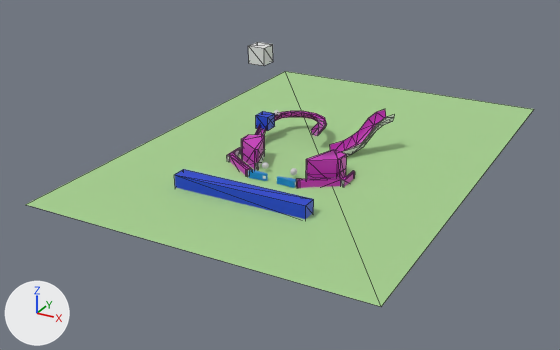
Before and after pictures for a commit that changed the COLLADA model wire_forms.dae.
Before and after are seen from a camera (50 mm lens) standing at (18.6, -26.4, 11.8) and looking at (5.0, -1.8, -0.5). Arrows for +X, +Y and +Z are at lower left; the lights stay in place. Mesh edges are drawn as thin lines on the coarser meshes. Where no turn or scale is listed for an object, it has been applied to the vertices.

Script lines for the objects in view, before the commit:
```python
me_cube_000 = bpy.data.meshes.new('Cube.000')
me_cube_000.from_pydata(...)  # a box spanning x -1.0..1.0, y -1.0..1.0, z -1.0..1.0
me_cube_000.materials.append(mat_ghosts_001)  # blue #153ed1
me_cube_004 = bpy.data.meshes.new('Cube.004')
me_cube_004.from_pydata(...)  # a box spanning x -0.305..0.305, y -0.305..0.305, z -0.305..0.305
me_plane = bpy.data.meshes.new('Plane')
me_plane.from_pydata([(-6.6, -9.5, 0.0), (6.6, -9.5, 0.0), (-6.6, 9.5, 0.0), (6.6, 9.5, 0.0)], [], [(1, 3, 2), (0, 1, 2)])
me_plane.materials.append(mat_plane_mat)  # green #a7d190
ob_cube = bpy.data.objects.new('Cube', me_cube_004)
ob_cube.location = (5.45, -3.94, 4.89)
ob_plane = bpy.data.objects.new('Plane', me_plane)
ob_plane.location = (5.72, 0.08, 0.0)
ob_switch_001 = bpy.data.objects.new('SWITCH_001', me_cube_000)
ob_switch_001.location = (5.48, -5.42, 0.21)
ob_switch_001.scale = (2.67, 0.291, 0.291)
# also in view: 'P_right_inlane' at (7.4, -2.6, 0.3); 'P__ramp_physics_alt_c__convert__decimate__apply' at (4.4, 0.2, 0.4); 'P_ramp2' at (7.4, 0.7, 0.8); 'P_left_inlane' at (3.9, -2.6, 0.3)
```
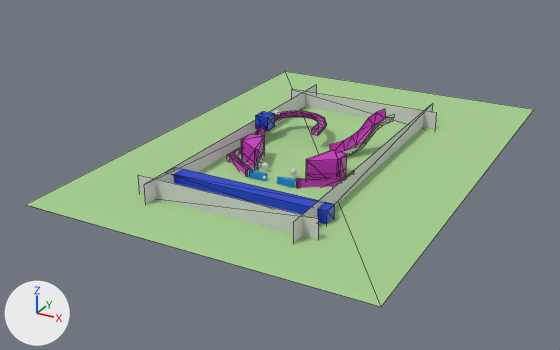
Pixel boxes [x1, y1, x2, y2] of what changed, in the pictures (560 x 350 px):
'PLANE_4', added
    after: [138, 175, 318, 240]
'SWITCH_001', moved, rescaled (15% wider, 10% taller)
    before: [174, 169, 314, 219]
    after: [174, 169, 335, 224]
'PLANE_1', added
    after: [293, 103, 433, 243]
'PLANE_2', added
    after: [144, 85, 316, 205]
'PLANE_3', added
    after: [291, 89, 436, 129]
'Cube', deleted
    before: [248, 42, 273, 66]

The change, as a diff of the scene's bpy script:
```diff
--- a/wire_forms.dae.py
+++ b/wire_forms.dae.py
@@ mat_plane_material @@
+mat_plane_material = principled_material('Plane_material')
+mat_plane_material.base_color = (0.64, 0.64, 0.64)  # light grey #d1d1d1
+mat_plane_material.roughness = 0.44
@@ mat_plane_material_001 @@
+mat_plane_material_001 = principled_material('Plane_material_001')
+mat_plane_material_001.base_color = (0.64, 0.64, 0.64)  # light grey #d1d1d1
+mat_plane_material_001.roughness = 0.44
@@ mat_plane_material_002 @@
+mat_plane_material_002 = principled_material('Plane_material_002')
+mat_plane_material_002.base_color = (0.64, 0.64, 0.64)  # light grey #d1d1d1
+mat_plane_material_002.roughness = 0.44
@@ mat_plane_material_003 @@
+mat_plane_material_003 = principled_material('Plane_material_003')
+mat_plane_material_003.base_color = (0.64, 0.64, 0.64)  # light grey #d1d1d1
+mat_plane_material_003.roughness = 0.44
@@ me_plane_001 @@
+me_plane_001.from_pydata([(0.0, -6.65, 0.45), (0.0, 6.65, 0.45), (0.0, -6.65, -0.45), (0.0, 6.65, -0.45)], [], [(1, 3, 2), (0, 1, 2)])
+me_plane_001.materials.append(mat_plane_material)  # light grey #d1d1d1
@@ me_plane_002 @@
+me_plane_002.from_pydata([(0.0, 6.65, 0.45), (0.0, -6.65, 0.45), (0.0, 6.65, -0.45), (0.0, -6.65, -0.45)], [], [(1, 3, 2), (0, 1, 2)])
+me_plane_002.materials.append(mat_plane_material_001)  # light grey #d1d1d1
@@ me_plane_003 @@
+me_plane_003.from_pydata([(3.55, 0.0, 0.45), (-3.55, 0.0, 0.45), (3.55, 0.0, -0.45), (-3.55, 0.0, -0.45)], [], [(1, 3, 2), (0, 1, 2)])
+me_plane_003.materials.append(mat_plane_material_002)  # light grey #d1d1d1
@@ me_plane_004 @@
+me_plane_004.from_pydata([(-3.55, 0.0, 0.45), (3.55, 0.0, 0.45), (-3.55, 0.0, -0.45), (3.55, 0.0, -0.45)], [], [(1, 3, 2), (0, 1, 2)])
+me_plane_004.materials.append(mat_plane_material_003)  # light grey #d1d1d1
@@ ob_switch_001 @@
 ob_switch_001 = bpy.data.objects.new('SWITCH_001', me_cube_000)
-ob_switch_001.location = (5.48, -5.42, 0.21)
-ob_switch_001.scale = (2.67, 0.291, 0.291)
+ob_switch_001.location = (5.67, -5.42, 0.21)
+ob_switch_001.scale = (3.25, 0.291, 0.291)
@@ ob_cube @@
-ob_cube = bpy.data.objects.new('Cube', me_cube_004)
-ob_cube.location = (5.45, -3.94, 4.89)
@@ ob_plane_1 @@
+ob_plane_1 = bpy.data.objects.new('PLANE_1', me_plane_001)
+ob_plane_1.location = (8.57, -0.75, 0.31)
@@ ob_plane_2 @@
+ob_plane_2 = bpy.data.objects.new('PLANE_2', me_plane_002)
+ob_plane_2.location = (2.77, -0.75, 0.31)
@@ ob_plane_3 @@
+ob_plane_3 = bpy.data.objects.new('PLANE_3', me_plane_003)
+ob_plane_3.location = (5.59, 4.72, 0.31)
@@ ob_plane_4 @@
+ob_plane_4 = bpy.data.objects.new('PLANE_4', me_plane_004)
+ob_plane_4.location = (5.59, -6.8, 0.31)
```
